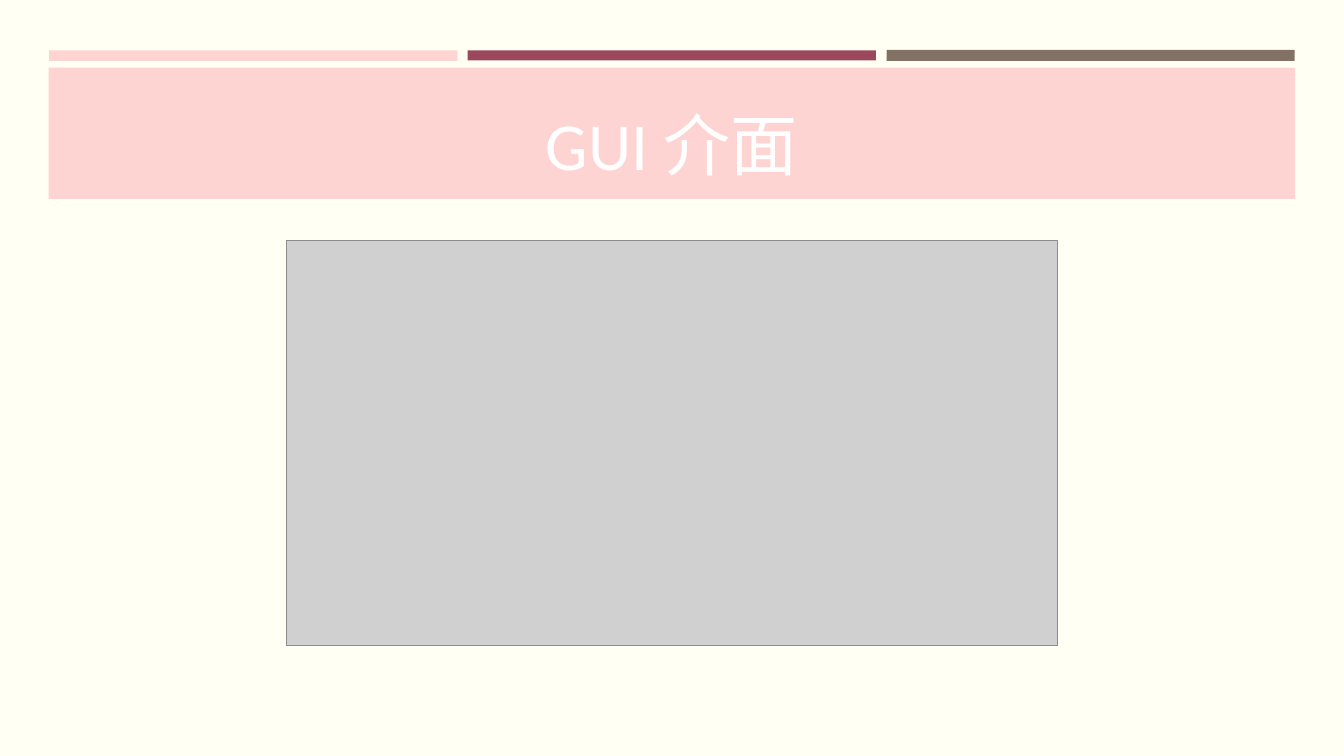
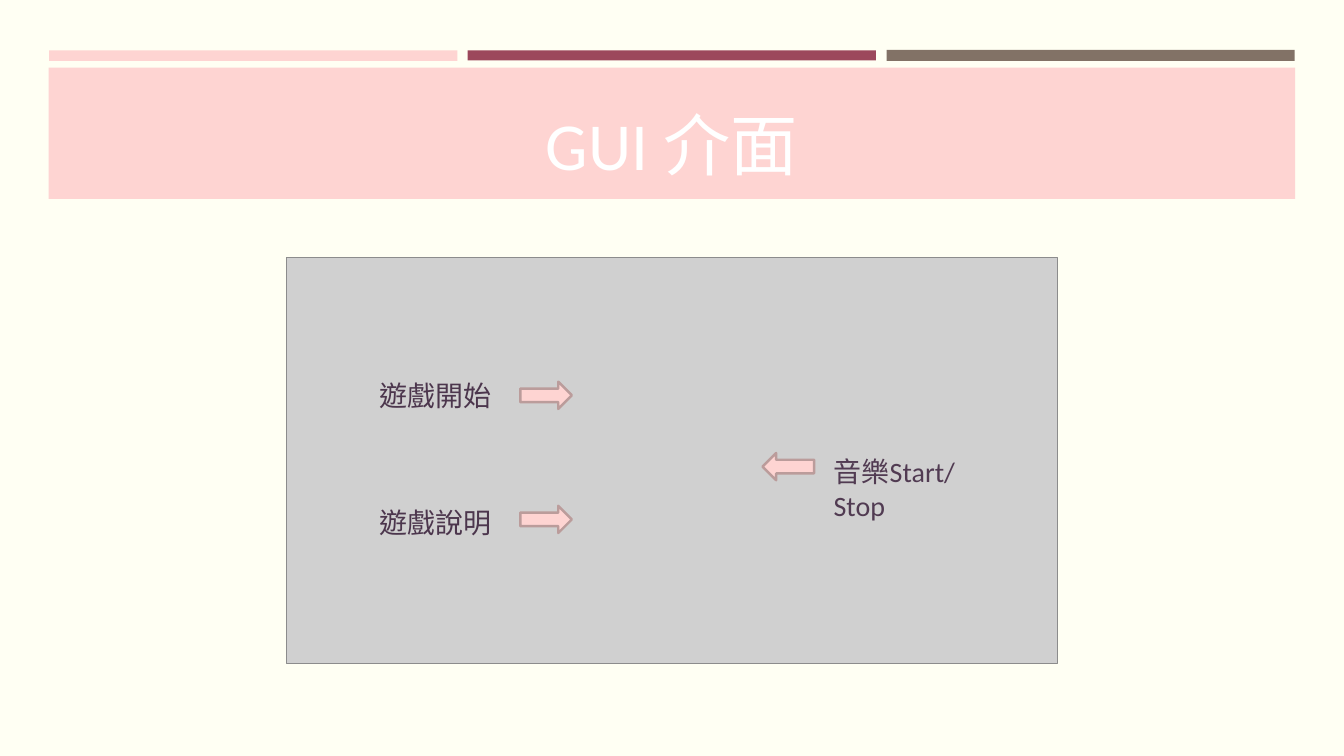
Before and after one commit to FalconLee1011/Java-Final, a slide deck: slide 14 of PPT/JAVA Final project.pptx (slide 13 before the commit). Drawn at 1344x756 pixels with LibreOffice and Linux fonts; fonts in the diff are those of the drawing; grey boxes stand for pictures. Boxes give left, top, right and bottom in pixels: in the first picture for what was removed or moved away, otherwise in the second. Text is boxed around its words. In the diff, an @@ line names an element or a change of style, - is before the commit and + after.

Commit message:
PPT

```diff
--- a/PPT/JAVA Final project.pptx
+++ b/PPT/JAVA Final project.pptx
@@ picture: place and size @@
-picture at [286,241,1058,646]
+picture at [286,258,1058,663]
@@ text added at [380,382,492,409], 20 pt, text #4C364D @@
+遊戲開始
@@ down arrow added at [520,382,572,409], fill #FED4D2, outline #BC9D9B 1.75 pt @@
@@ down arrow added at [763,453,815,480], fill #FED4D2, outline #BC9D9B 1.75 pt @@
@@ text added at [834,458,955,521], 20 pt, text #513B52 @@
+音樂Start/Stop
@@ text added at [380,509,492,535], 20 pt, text #4C364D @@
+遊戲說明
@@ down arrow added at [520,506,572,533], fill #FED4D2, outline #BC9D9B 1.75 pt @@
```
Also in this commit, not shown: 3 other slides changed, 2 slides added.
